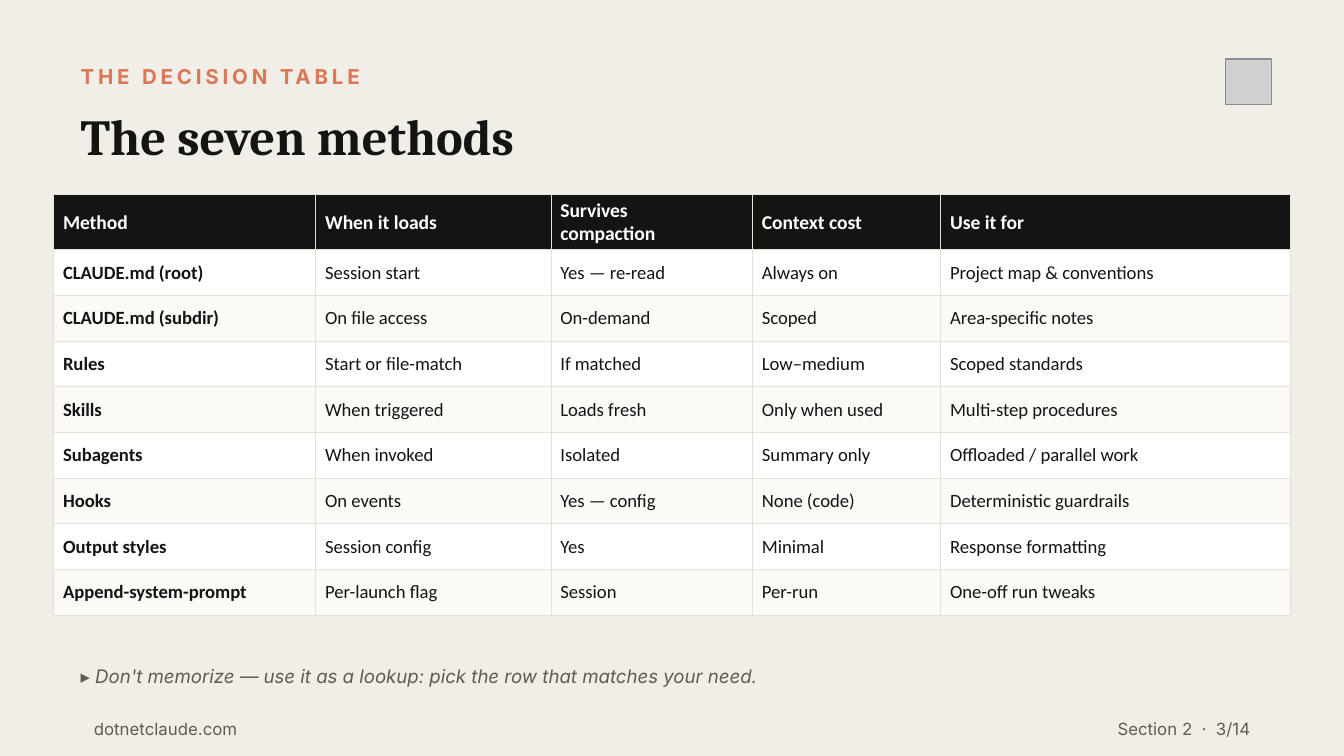
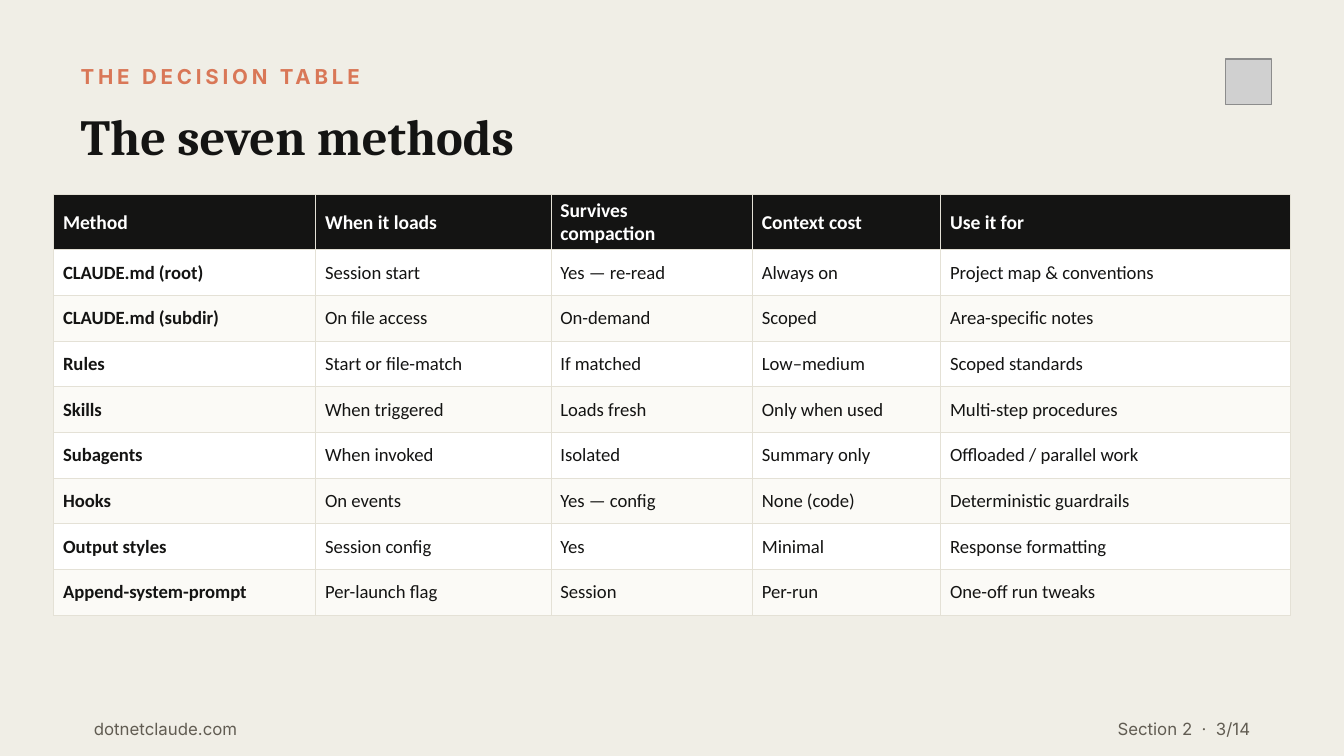
Before and after one commit to cwoodruff/dotnet-claude-workshop-content, a slide deck: slide 3 of decks/Day 1/Section2-Steering-Claude-Code.pptx. Drawn at 1344x756 pixels with LibreOffice and Linux fonts; fonts in the diff are those of the drawing; grey boxes stand for pictures. Boxes give left, top, right and bottom in pixels: in the first picture for what was removed or moved away, otherwise in the second. Text is boxed around its words. In the diff, an @@ line names an element or a change of style, - is before the commit and + after.

Commit message:
updated decks

```diff
--- a/decks/Day 1/Section2-Steering-Claude-Code.pptx
+++ b/decks/Day 1/Section2-Steering-Claude-Code.pptx
@@ text removed at box(95, 669, 757, 687) @@
-▸ Don't memorize — use it as a lookup: pick the row that matches your need.
```
Also in this commit, not shown: 12 other slides changed, 11 other files.
